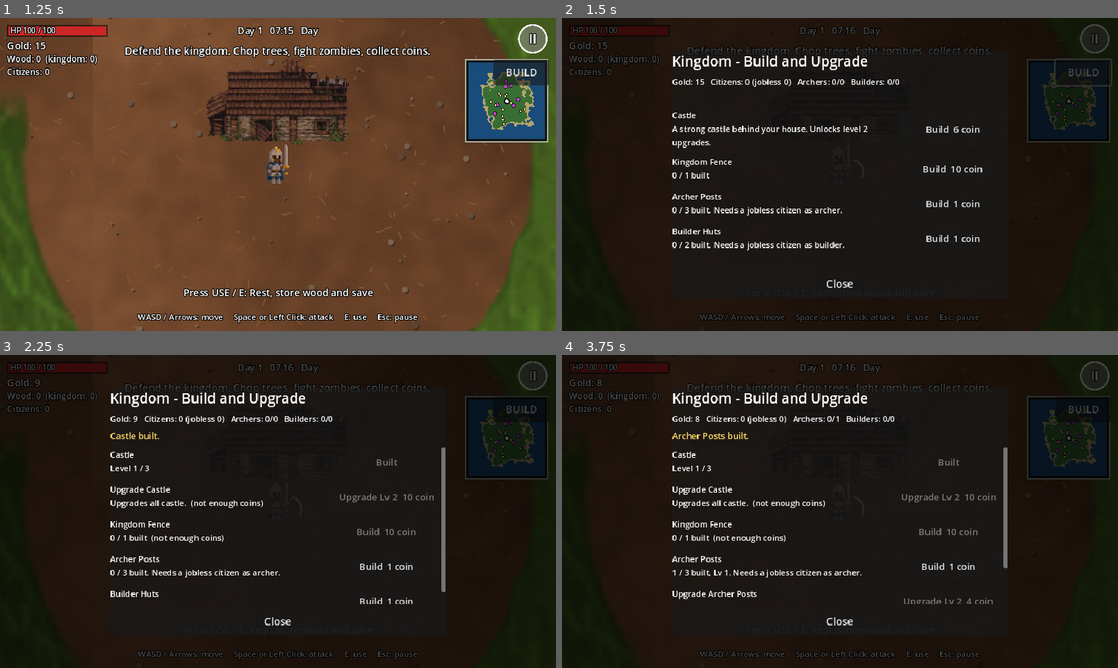
Above: before the commit, frames 1-4 (two rows, left to right).
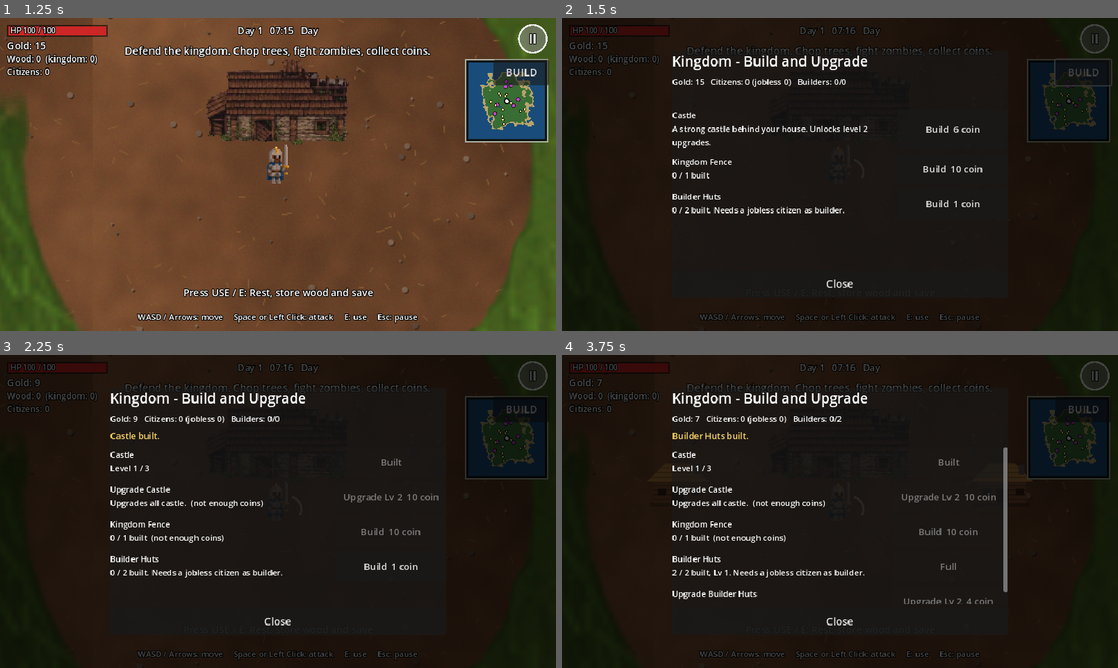
Above: after the commit, the same moments.

Repository: afie-boop/The-Fallen-Kingdom
Game: Godot game, scene res://scenes/main_menu.tscn
Same seed, same stepped clock (60 frames per second), same inputs: the game is played once before the commit and once after it.
Inputs:
- Up to frame 1 (1.25 s): click "New Game" at 0.5 s
- Up to frame 2 (1.5 s): click "BUILD" at 1.25 s
- Up to frame 3 (2.25 s): click "Build 6 coin" at 2 s
- Up to frame 4 (3.75 s): click "Build 1 coin" at 2.75 s; click "Build 1 coin" at 3.5 s

Frame 1 is identical in both runs. In frame 2, 0.8% of the frame differs, in the area x 19-76%, y 19-75%; in frame 3, 1.4%, in the area x 19-81%, y 19-80%; in frame 4, 0.8%.

Commit message:
Remove archer post and tower buildings

Diff:
--- a/extracted/The-Fallen-Kingdom/scripts/kingdom_manager.gd
+++ b/extracted/The-Fallen-Kingdom/scripts/kingdom_manager.gd
@@ -5,9 +5,9 @@
 ## Costs are paid from the acting player's PERSONAL wallet. All numbers live in GameConfig.
 
 const STRUCTURE_SCENE: PackedScene = preload("res://scenes/structure.tscn")
-const KINDS: Array[String] = ["castle", "wall", "archer_post", "builder_hut"]
-const NAMES: Dictionary = {"castle": "Castle", "wall": "Kingdom Fence", "archer_post": "Archer Posts", "builder_hut": "Builder Huts"}
-const JOBS: Dictionary = {"archer_post": "archer", "builder_hut": "builder"}
+const KINDS: Array[String] = ["castle", "wall", "builder_hut"]
+const NAMES: Dictionary = {"castle": "Castle", "wall": "Kingdom Fence", "builder_hut": "Builder Huts"}
+const JOBS: Dictionary = {"builder_hut": "builder"}
 const MAX_LEVEL: int = 3
 const MAX_FENCE_LEVEL: int = 5
 const FENCE_SCRIPT: Script = preload("res://scripts/kingdom_fence.gd")
@@ -21,7 +21,6 @@
         Vector2(-230, 70), Vector2(230, 70),
         Vector2(-120, 130), Vector2(120, 130),
     ],
-    "archer_post": [Vector2(-190, -175), Vector2(190, -175), Vector2(0, 175)],
     "builder_hut": [Vector2(-140, 22), Vector2(140, 22)],
 }
 
@@ -116,9 +115,9 @@
         citizens += 1
         if (c as Citizen).job == "":
             jobless += 1
-    return "Gold: %d   Citizens: %d (jobless %d)   Archers: %d/%d   Builders: %d/%d" % [
+    return "Gold: %d   Citizens: %d (jobless %d)   Builders: %d/%d" % [
         GameState.get_gold(), citizens, jobless,
-        _workers("archer_post"), count("archer_post"), _workers("builder_hut"), count("builder_hut")]
+        _workers("builder_hut"), count("builder_hut")]
 
 
 func _workers(kind: String) -> int:
